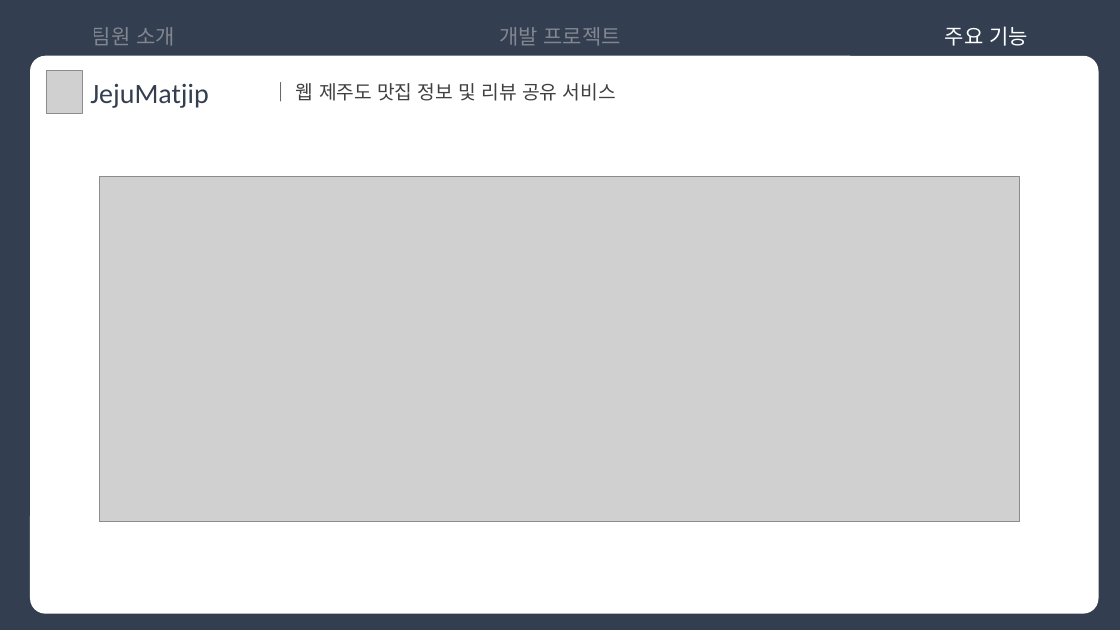
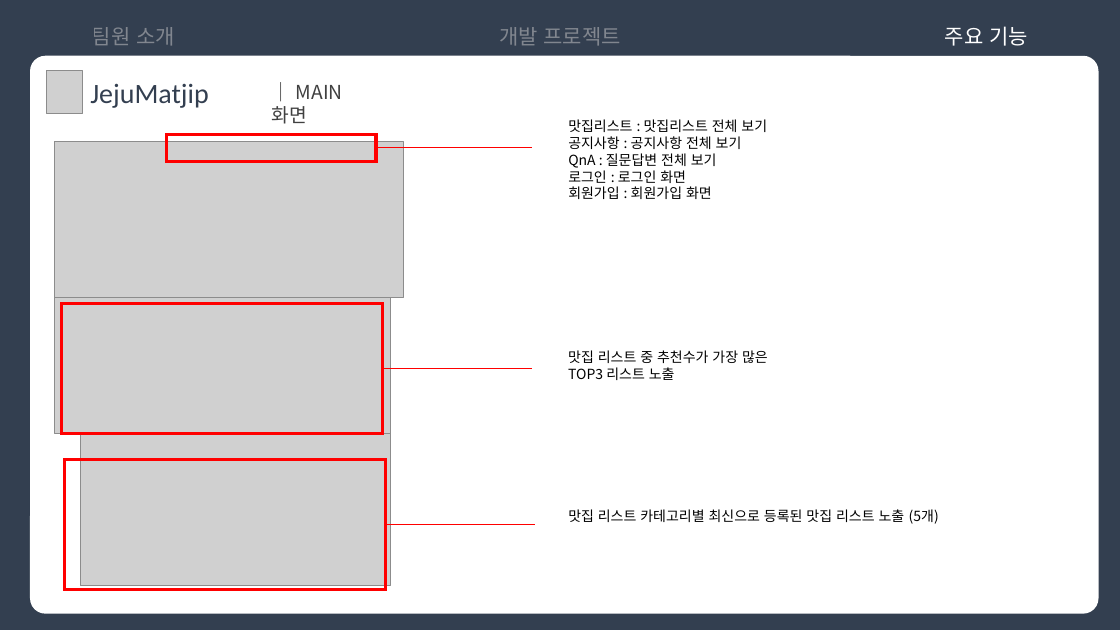
Before and after one commit to sejong8703/matjip, a slide deck: slide 5 of included/JejuMatjipProject.pptx. Drawn at 1120x630 pixels with LibreOffice and Linux fonts; fonts in the diff are those of the drawing; grey boxes stand for pictures. Boxes give left, top, right and bottom in pixels: in the first picture for what was removed or moved away, otherwise in the second. Text is boxed around its words. In the diff, an @@ line names an element or a change of style, - is before the commit and + after.

```diff
--- a/included/JejuMatjipProject.pptx
+++ b/included/JejuMatjipProject.pptx
@@ text at (271,85,343,124): text changed @@
-｜ 웹 제주도 맛집 정보 및 리뷰 공유 서비스
+｜ MAIN 화면
@@ text added at (568,119,767,199), 12 pt, text #000000 @@
+맛집리스트 : 맛집리스트 전체 보기
+공지사항 : 공지사항 전체 보기
+QnA : 질문답변 전체 보기
+로그인 : 로그인 화면
+회원가입 : 회원가입 화면
@@ picture added at (55,142,403,297) @@
@@ rectangle added at (166,134,376,161), outline #FF0000 3 pt @@
@@ line added from (376, 148) to (532, 148), #FF0000 0.5 pt @@
@@ picture removed at (99,176,1019,522) @@
@@ picture added at (55,297,390,434) @@
@@ rectangle added at (61,303,382,433), outline #FF0000 3 pt @@
@@ text added at (568,350,768,380), 12 pt, text #000000 @@
+맛집 리스트 중 추천수가 가장 많은
+TOP3 리스트 노출
@@ line added from (382, 369) to (532, 369), #FF0000 0.5 pt @@
@@ picture added at (81,434,391,586) @@
@@ rectangle added at (65,460,386,589), outline #FF0000 3 pt @@
@@ text added at (568,509,939,524), 12 pt, text #000000 @@
+맛집 리스트 카테고리별 최신으로 등록된 맛집 리스트 노출 (5개)
@@ line added from (386, 524) to (535, 524), #FF0000 0.5 pt @@
```
Also in this commit, not shown: 1 other slide changed, 3 slides added.
